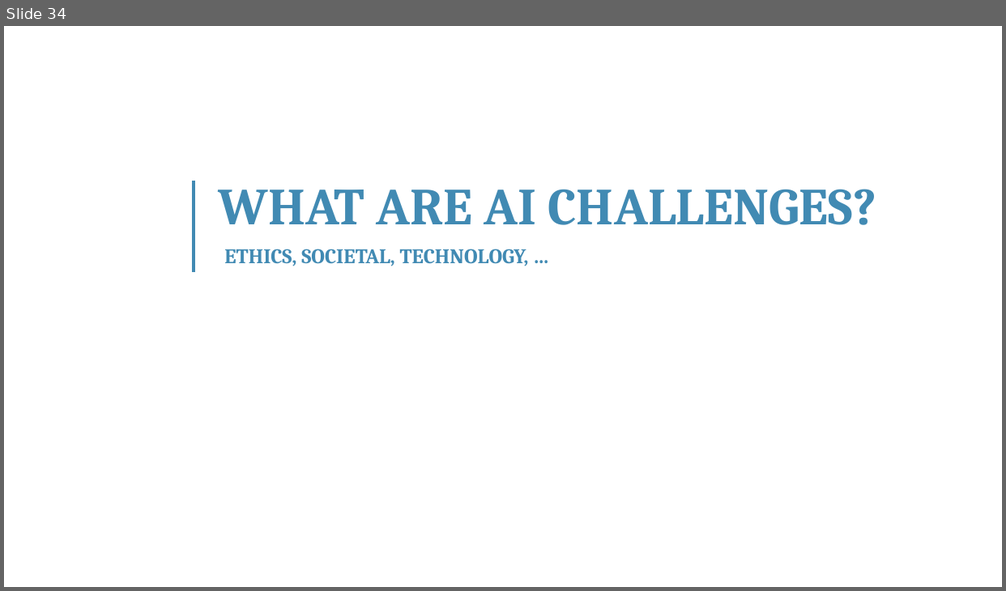
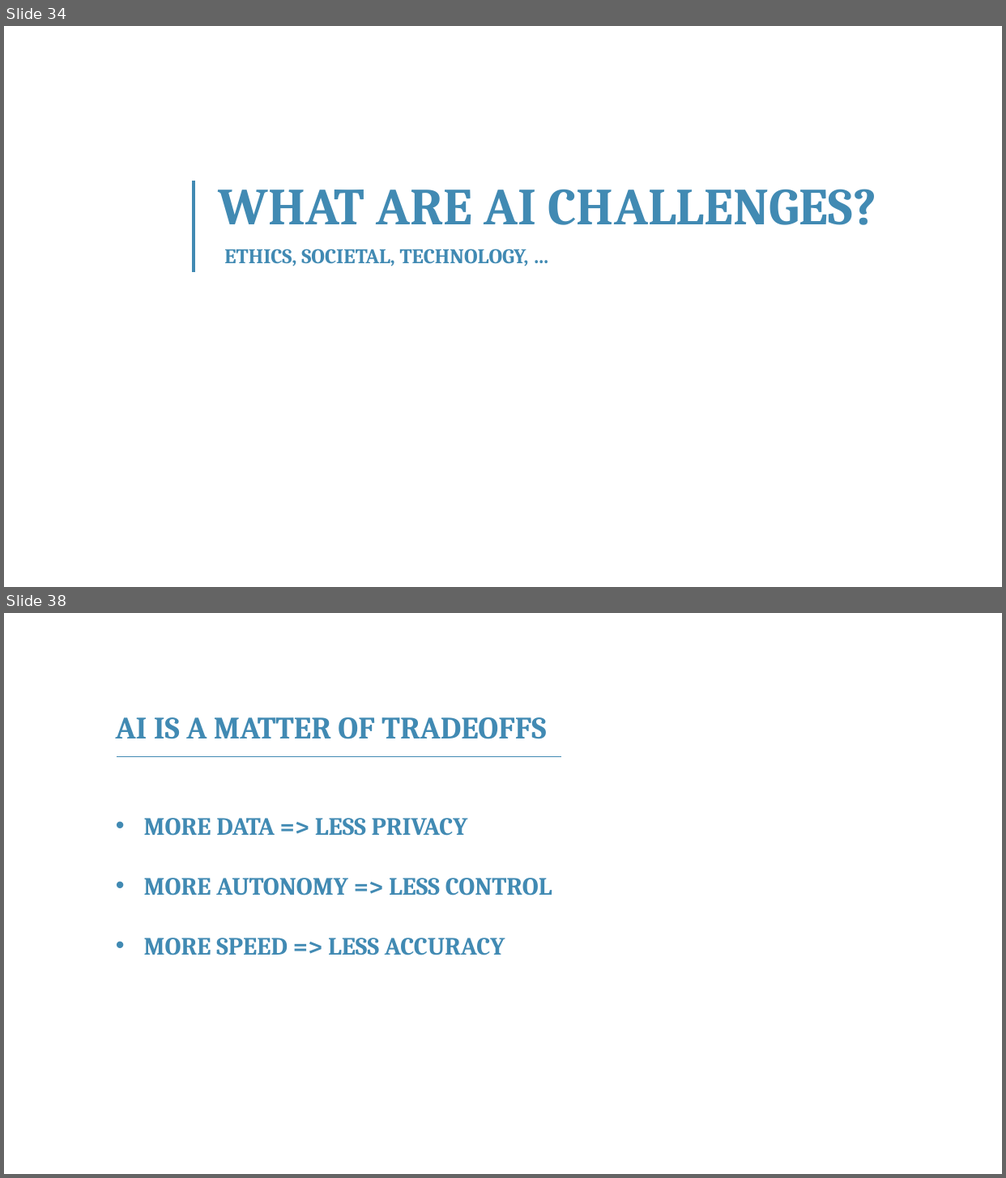
Before and after one commit to franckalbinet/itu-eaco-zanzibar-12-2018, a slide deck: presentations/session-4-intro-to-ai.pptx. Shown one above the other, each under a label of ours: slide 34 before the commit, slides 34 and 38 after it; the slides between them are not shown. The pictures are 1006x591 and 1006x1178 pixels, drawn with LibreOffice and Linux fonts; fonts in the diff are those of the drawing; background and template pictures are left out. Boxes give left, top, right and bottom in pixels: in the first picture for what was removed or moved away, otherwise in the second. Text is boxed around its words. In the diff, an @@ line names an element or a change of style, - is before the commit and + after.

```diff
--- a/presentations/session-4-intro-to-ai.pptx
+++ b/presentations/session-4-intro-to-ai.pptx
@@ slide 38 added at bbox=[4, 613, 1002, 1174], background #FFFFFF @@
@@ text added at bbox=[116, 717, 546, 739], 30 pt, text #418AB3, bold @@
+AI IS A MATTER OF TRADEOFFS
@@ line added from (117, 756) to (561, 756), #418AB3 1 pt @@
@@ text added at bbox=[144, 818, 552, 956], 24 pt, text #418AB3, bold @@
+• MORE DATA => LESS PRIVACY
+• MORE AUTONOMY => LESS CONTROL
+• MORE SPEED => LESS ACCURACY
```
Also in this commit, not shown: 2 slides changed, 5 other slides added, 1 slide removed, 3 other files.
